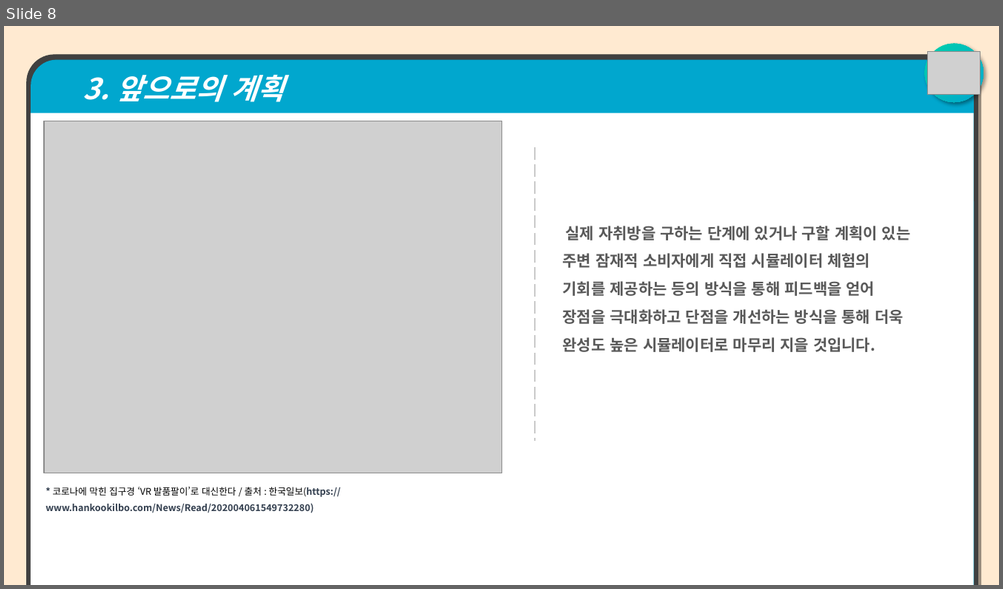
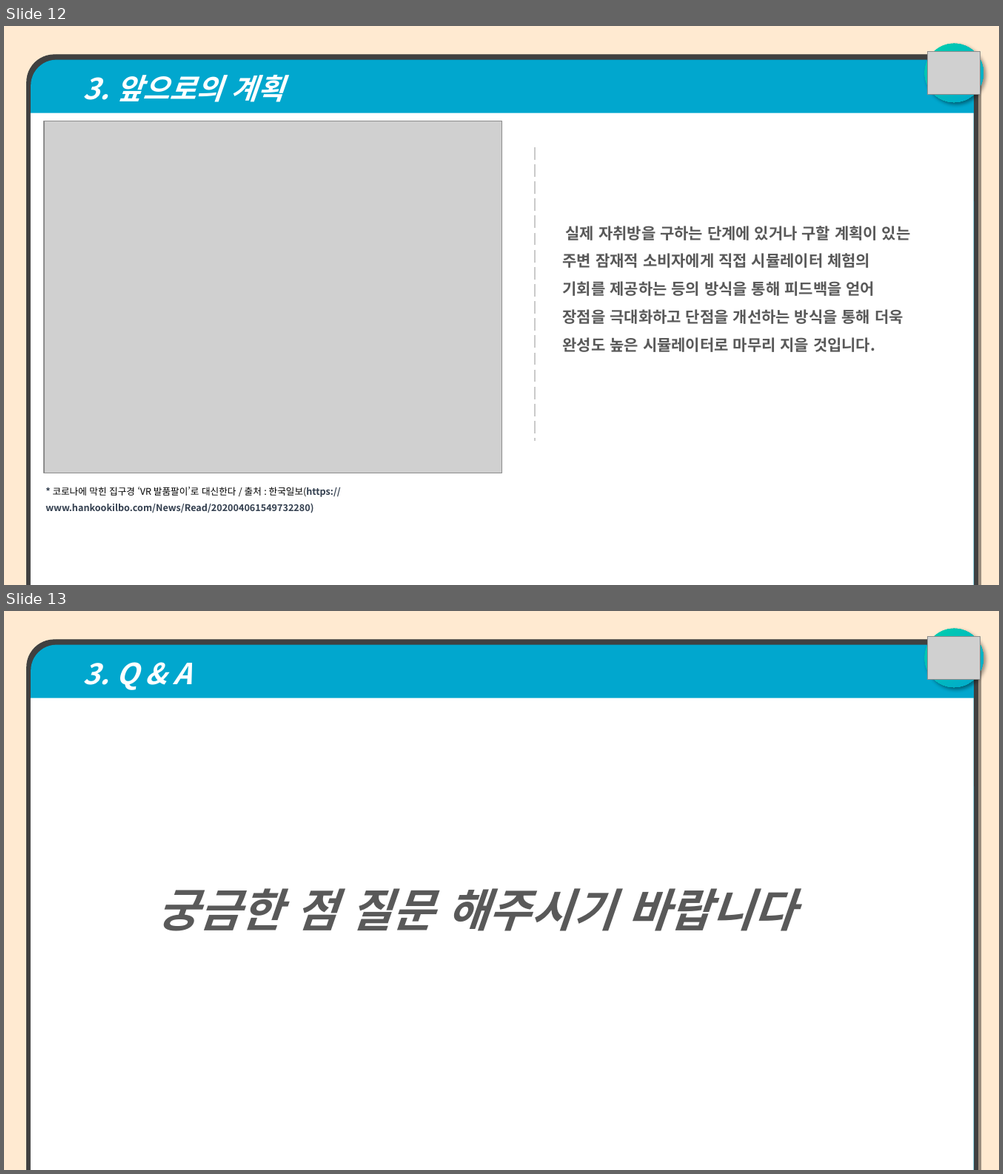
Before and after one commit to jangho1016/2022_1_CapstoneDesign, a slide deck: Final Assignments/파라노이드 팀 발표용 PPT.pptx. Shown one above the other, each under a label of ours: slide 8 before the commit, slides 12 and 13 after it. The pictures are 1003x589 and 1003x1174 pixels, drawn with LibreOffice and Linux fonts; fonts in the diff are those of the drawing; grey boxes stand for pictures. Boxes give left, top, right and bottom in pixels: in the first picture for what was removed or moved away, otherwise in the second. Text is boxed around its words. In the diff, an @@ line names an element or a change of style, - is before the commit and + after.

```diff
--- a/Final Assignments/파라노이드 팀 발표용 PPT.pptx
+++ b/Final Assignments/파라노이드 팀 발표용 PPT.pptx
@@ slide 13 added at (4, 611, 999, 1170), background #FFEAD1 @@
@@ ellipse added at (925, 629, 984, 688), fill gradient #01A7CE to #00D0AC @@
@@ round same rect added at (26, 639, 979, 1170), fill #404040 @@
@@ round same rect added at (31, 644, 974, 1170), fill #01A7CE, 28 pt, text #FFFFFF, bold, italic @@
+  3. Q & A
@@ picture added at (927, 636, 980, 680) @@
@@ rectangle added at (31, 698, 974, 1170), fill #FFFFFF @@
@@ text added at (157, 889, 795, 931), 44 pt, text #595959, bold, italic @@
+궁금한 점 질문 해주시기 바랍니다
@@ what was slide 8 is now slide 12 @@
```
Also in this commit, not shown: 4 slides changed, 4 other slides added.
